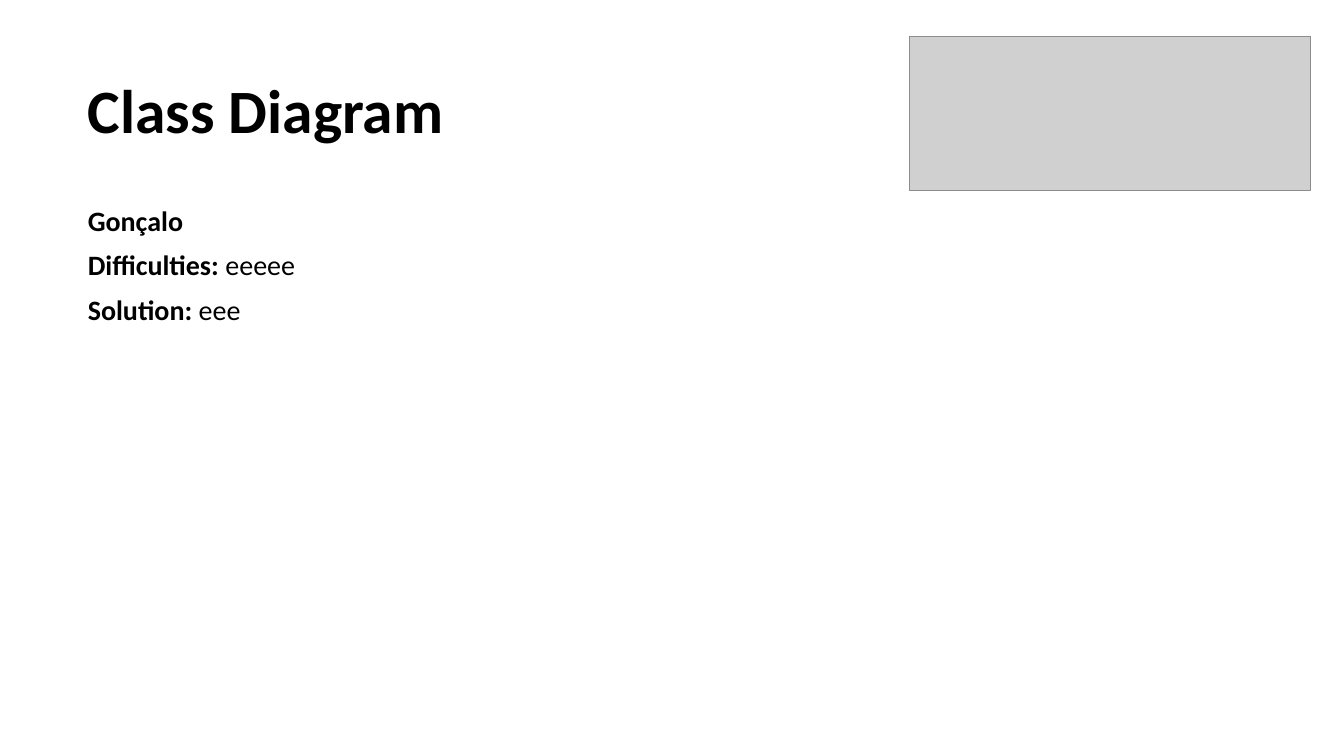
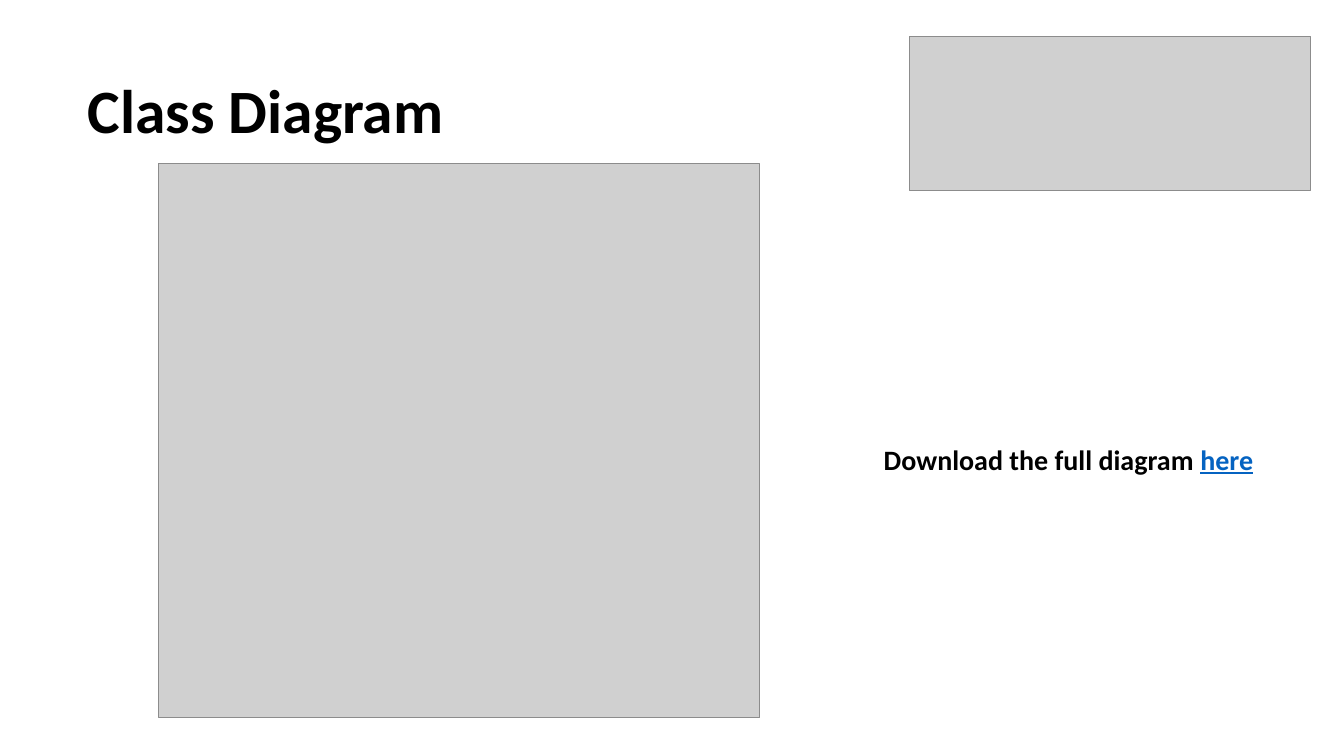
Before and after one commit to gpe0/AED-1, a slide deck: slide 4 of Airline_Information_Management.pptx. Drawn at 1344x756 pixels with LibreOffice and Linux fonts; fonts in the diff are those of the drawing; grey boxes stand for pictures. Boxes give left, top, right and bottom in pixels: in the first picture for what was removed or moved away, otherwise in the second. Text is boxed around its words. In the diff, an @@ line names an element or a change of style, - is before the commit and + after.

Commit message:
Added class diagrams

```diff
--- a/Airline_Information_Management.pptx
+++ b/Airline_Information_Management.pptx
@@ picture added at [159, 163, 760, 718] @@
@@ text removed at [88, 211, 295, 321] @@
-Gonçalo
-Difficulties: eeeee
-Solution: eee
@@ text added at [884, 450, 1253, 475], 20 pt, text #000000, bold @@
+Download the full diagram here
```
Also in this commit, not shown: 2 other files.
